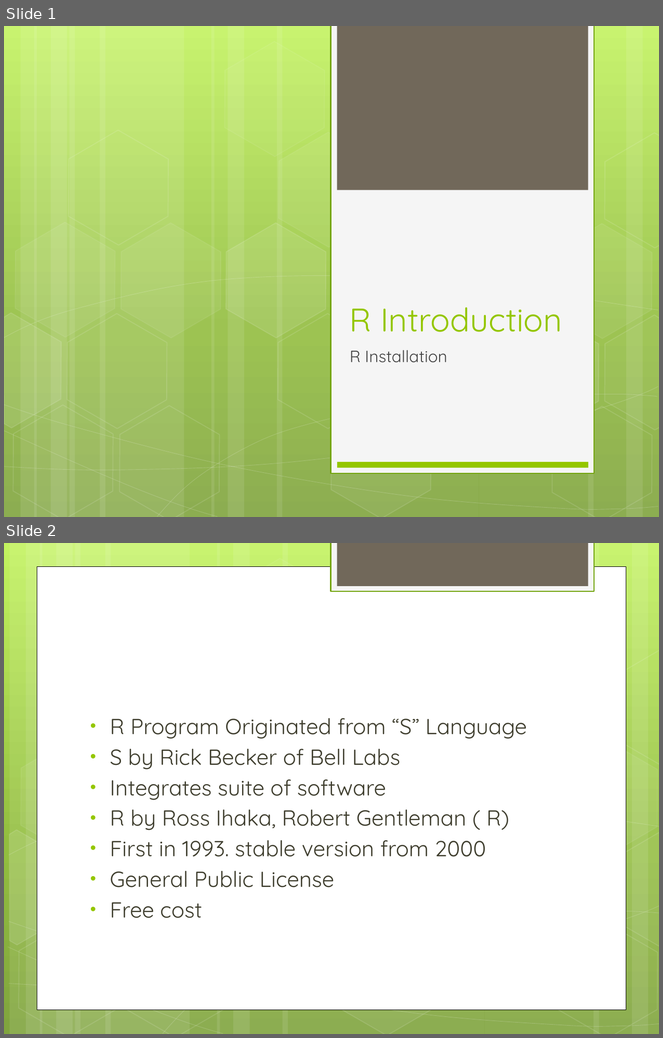
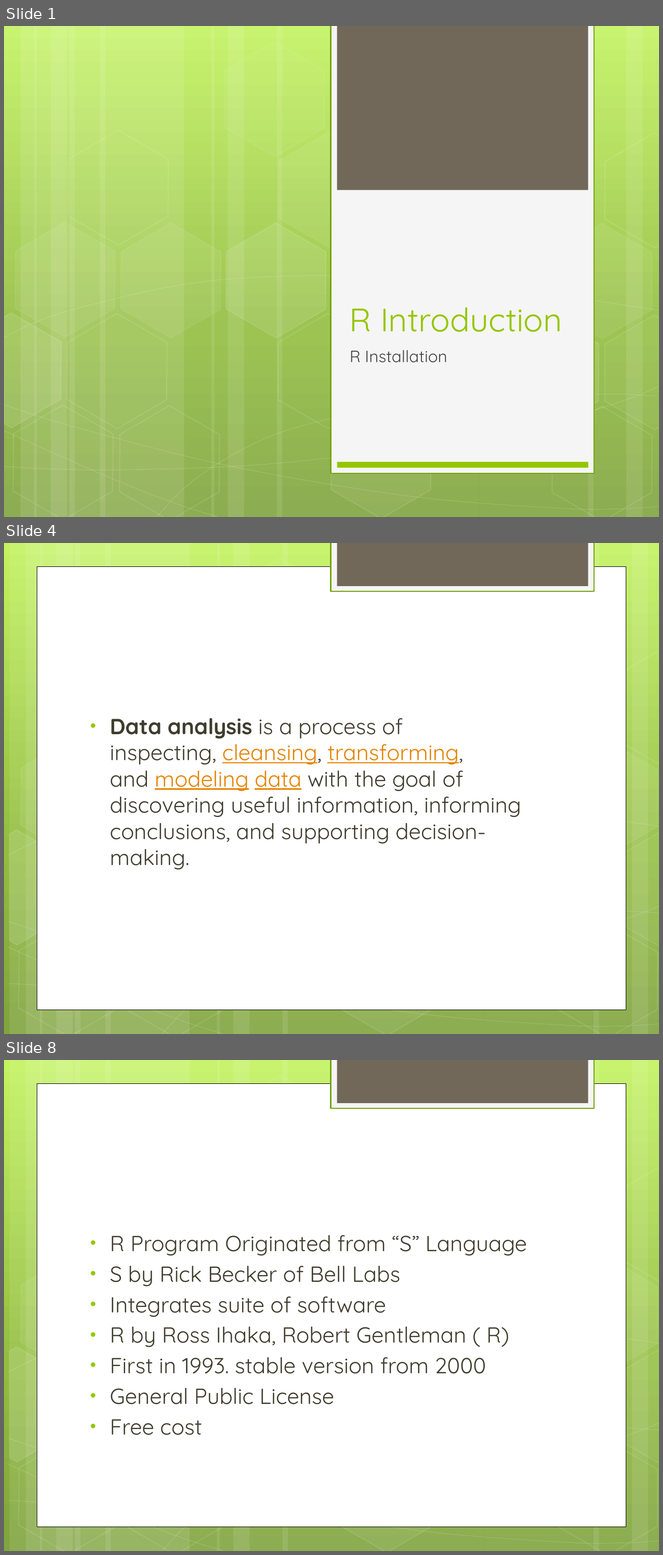
Before and after one commit to gpavankumar1974/Rnotes, a slide deck: RBasics/R Intro 2.pptx. Shown one above the other, each under a label of ours: slides 1 and 2 before the commit, slides 1, 4 and 8 after it; the slides between them are not shown. The pictures are 663x1038 and 663x1555 pixels, drawn with LibreOffice and Linux fonts; fonts in the diff are those of the drawing. Boxes give left, top, right and bottom in pixels: in the first picture for what was removed or moved away, otherwise in the second. Text is boxed around its words. In the diff, an @@ line names an element or a change of style, - is before the commit and + after.

```diff
--- a/RBasics/R Intro 2.pptx
+++ b/RBasics/R Intro 2.pptx
@@ slide 4 added at [4, 543, 659, 1034], background gradient #C3F35F to #93BF3F to #81A53E; not listed: 31 template elements that a slide beside it also shows @@
@@ text added at [110, 718, 521, 870], 24 pt, text #3E3D2D @@
+• Data analysis is a process of inspecting, cleansing, transforming, and modeling data with the goal of discovering useful information, informing conclusions, and supporting decision-making.
@@ what was slide 2 is now slide 8 @@
```
Also in this commit, not shown: 5 other slides added.
